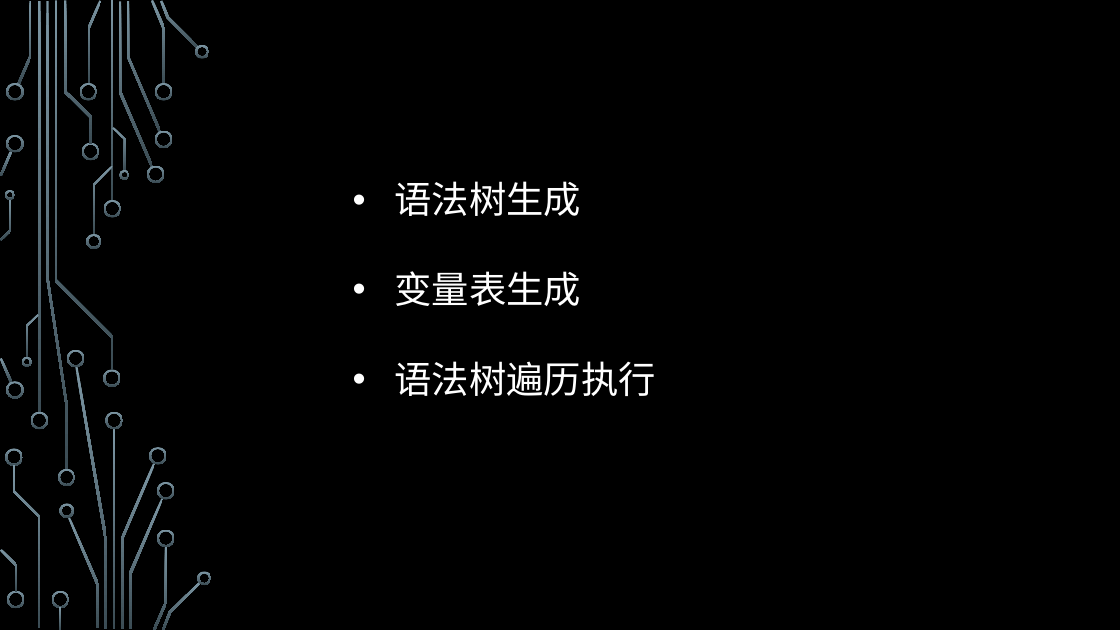
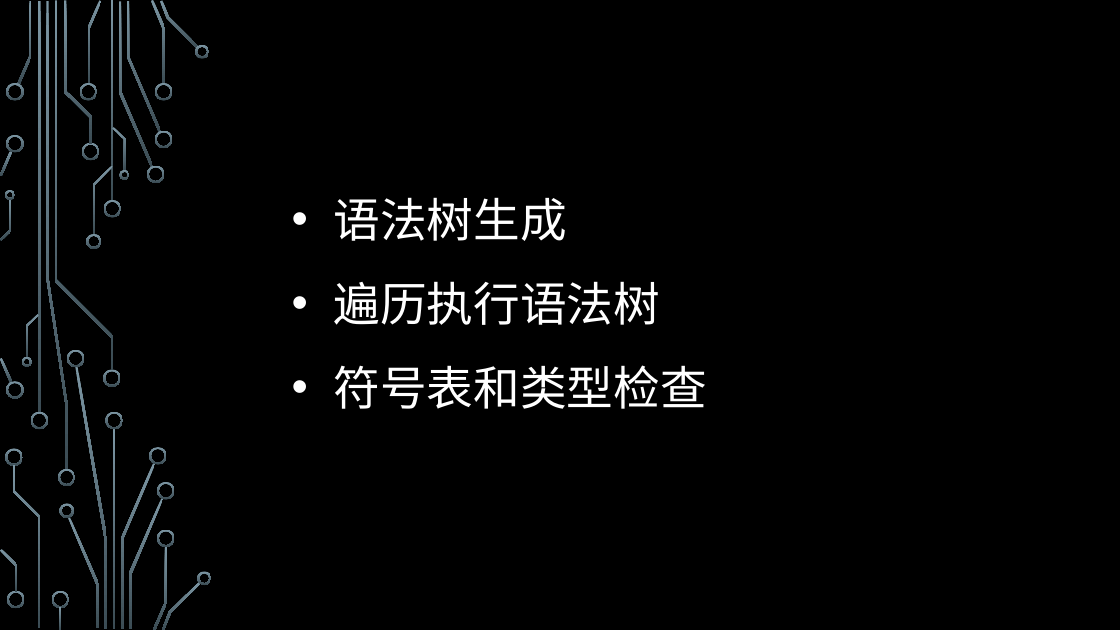
Before and after one commit to ZJUPPL2016/pyjs, a slide deck: slide 2 of 方法学展示.pptx. Drawn at 1120x630 pixels with LibreOffice and Linux fonts; fonts in the diff are those of the drawing; background and template pictures are left out. Boxes give left, top, right and bottom in pixels: in the first picture for what was removed or moved away, otherwise in the second. Text is boxed around its words. In the diff, an @@ line names an element or a change of style, - is before the commit and + after.

```diff
--- a/方法学展示.pptx
+++ b/方法学展示.pptx
@@ text "语法树生成": place and size @@
-text "语法树生成" at box(395, 181, 656, 396)
+text "语法树生成" at box(334, 197, 707, 409)
@@ text at box(334, 197, 567, 241): size 32 to 40 pt, font Cabin to Arial in "语法树生成"; line spacing 1 to 1.5 @@
@@ text at box(334, 281, 707, 409): text changed; size 32 to 40 pt; font Cabin to Arial @@
-• 变量表生成
-• 语法树遍历执行
+• 遍历执行语法树
+• 符号表和类型检查
```
Also in this commit, not shown: 6 other slides changed, 3 slides added, 5 slides removed.
